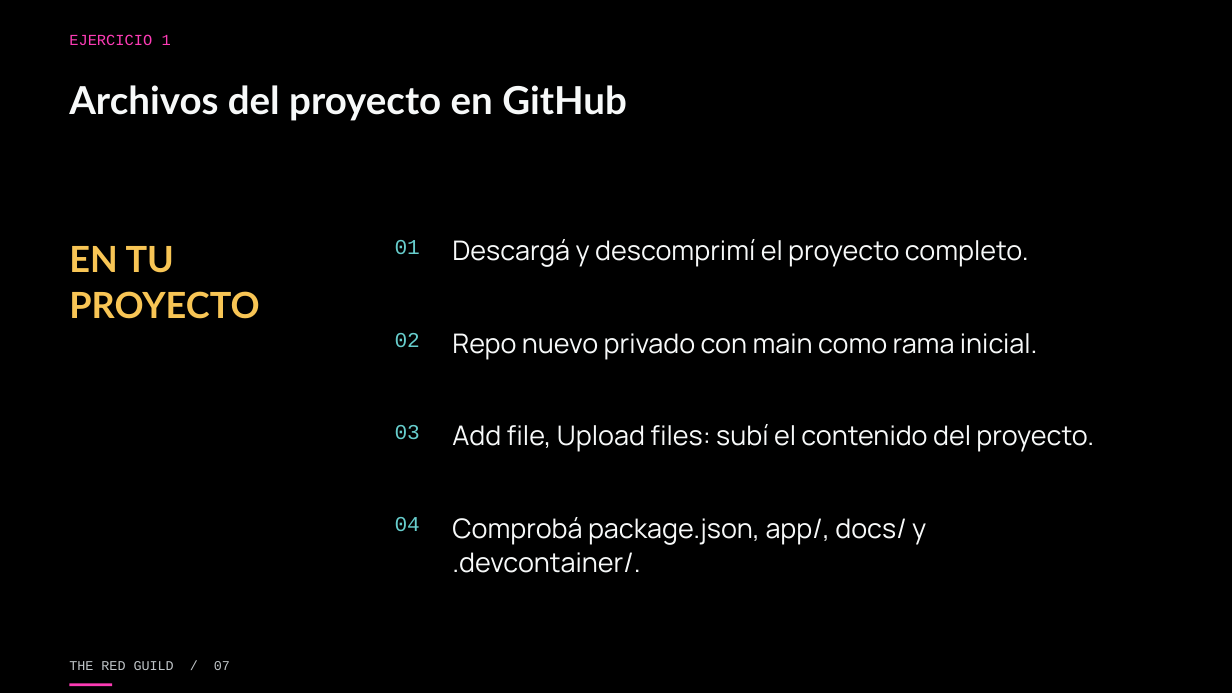
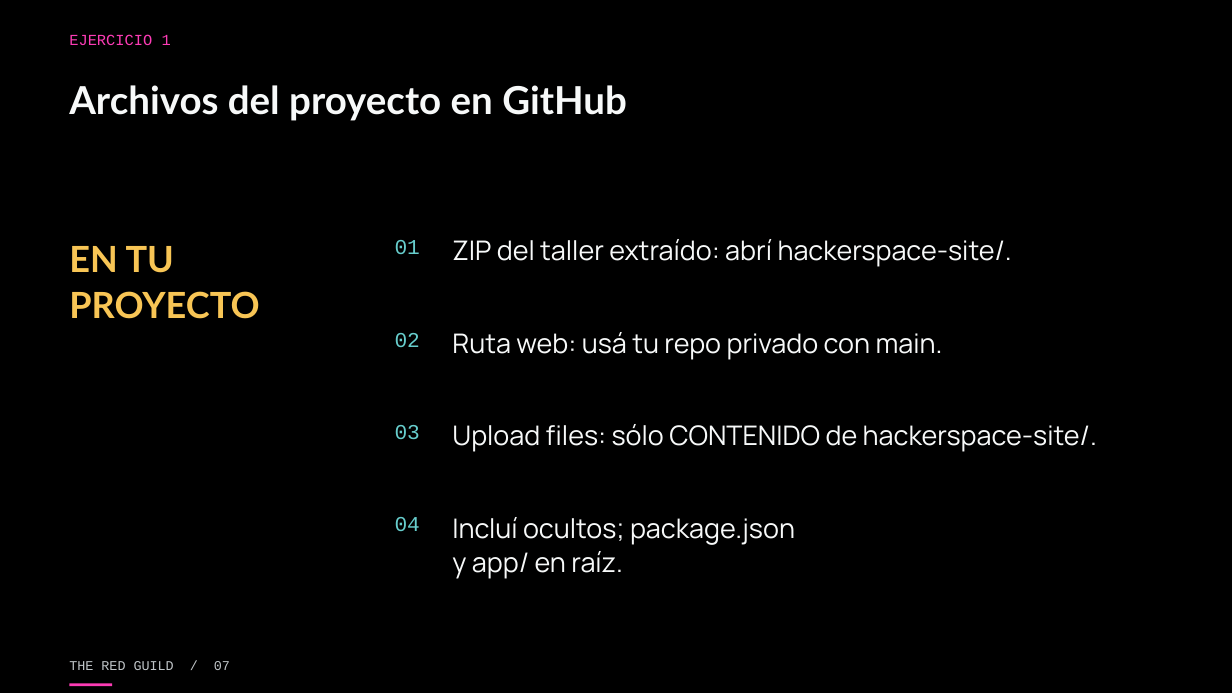
Before and after one commit to theredguild/github-ai-automation-lab, a slide deck: slide 7 of slides/workshop.pptx. Drawn at 1232x693 pixels with LibreOffice and Linux fonts; fonts in the diff are those of the drawing. Boxes give left, top, right and bottom in pixels: in the first picture for what was removed or moved away, otherwise in the second. Text is boxed around its words. In the diff, an @@ line names an element or a change of style, - is before the commit and + after.

```diff
--- a/slides/workshop.pptx
+++ b/slides/workshop.pptx
@@ text at (452,239,1012,267): text changed @@
-Descargá y descomprimí el proyecto completo.
+ZIP del taller extraído: abrí hackerspace-site/.
@@ text at (452,332,943,360): text changed @@
-Repo nuevo privado con main como rama inicial.
+Ruta web: usá tu repo privado con main.
@@ text at (452,424,1097,452): text changed @@
-Add file, Upload files: subí el contenido del proyecto.
+Upload files: sólo CONTENIDO de hackerspace-site/.
@@ text at (452,517,795,579): text changed @@
-Comprobá package.json, app/, docs/ y
-.devcontainer/.
+Incluí ocultos; package.json
+y app/ en raíz.
```
Also in this commit, not shown: 8 other slides changed, 27 other files.
